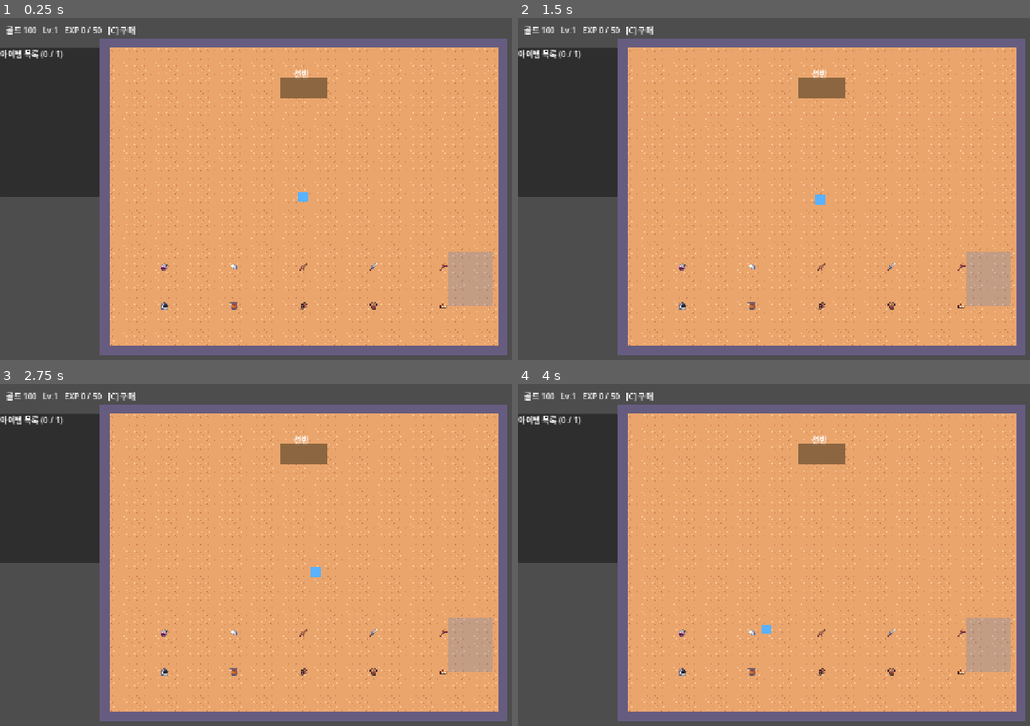
Above: before the commit, frames 1-4 (two rows, left to right).
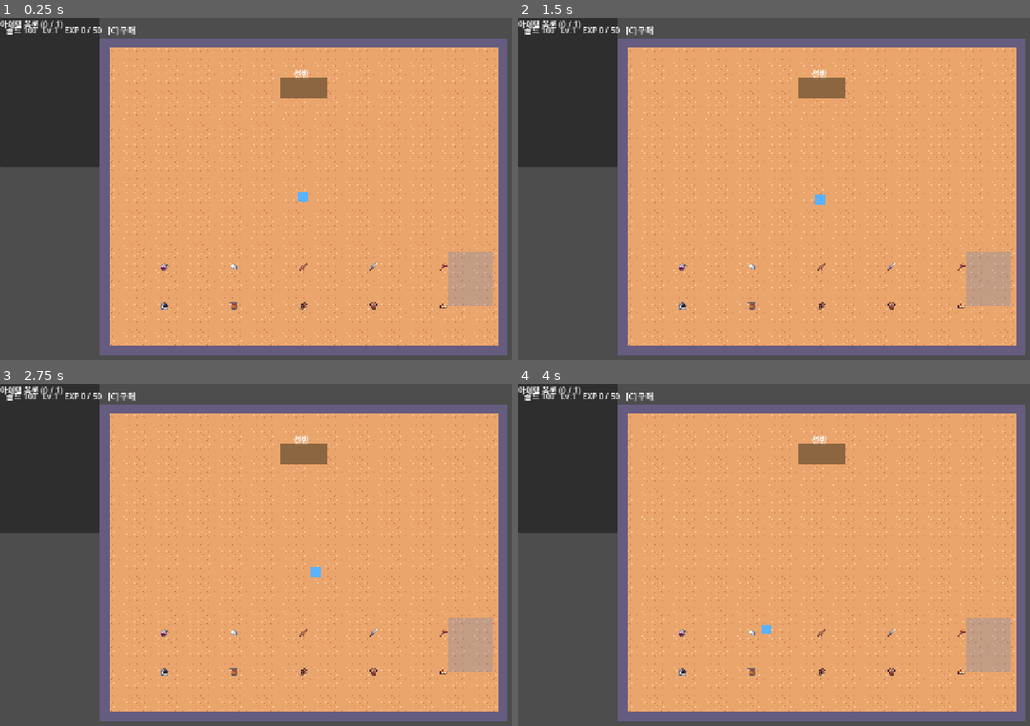
Above: after the commit, the same moments.

Repository: JaeyoungMyo/TheBetweenkeeper
Game: Godot game, scene res://scenes/storage/tutorial_storage.tscn
The game is run twice, just before and just after one commit, with the same random seed, the same clock (stepped at 60 frames per second) and the same inputs.
Inputs (mouse positions are in pixels of both pictures, inside the frame that each line leads up to):
- Up to frame 1 (0.25 s): no input
- Up to frame 2 (1.5 s): tap Enter at 0.5 s; drag from (835, 195) to (902, 117) at 0.52 s; tap Space at 1.25 s; drag from (707, 216) to (804, 267) at 1.27 s
- Up to frame 3 (2.75 s): tap Enter at 2 s; move the mouse to (384, 483) at 2.02 s; hold D (move_right) from 2.03 s (still down); tap 1 (slot_1) at 2.1 s
- Up to frame 4 (4 s): release D (move_right) at 2.75 s; drag from (804, 633) to (646, 510) at 2.77 s; tap Space at 3.5 s; move the mouse to (1029, 616) at 3.52 s; hold A (move_left) from 3.53 s (still down); tap 3 (slot_3) at 3.6 s

The runs differ from the first frame. In frame 1, 3.3% of the frame differs, in the area x 0-20%, y 0-53%; in frame 2, 3.3%; in frame 3, 3.3%; in frame 4, 3.3%.

Commit message:
아이템 목록 왼쪽 위, 퀘스트 패널 왼쪽 아래로 배치
Co-Authored-By: Claude Haiku 5.5 <noreply@anthropic.com>
Claude-Session: https://claude.ai/code/session_0121nzt2UG16d76XWYTLiz1b

Diff:
--- a/scripts/storage/storage_room.gd
+++ b/scripts/storage/storage_room.gd
@@ -126,7 +126,7 @@
 	_map.gui_input.connect(_on_map_input)
 	layer.add_child(_map)
 	list_panel = preload("res://scenes/ui_storage/item_list_panel.tscn").instantiate()
-	list_panel.position = Vector2(0, 60)
+	list_panel.position = Vector2(0, 0)
 	layer.add_child(list_panel)
 	list_panel.take_out_requested.connect(_on_take_out)
 	shelf_panel = preload("res://scenes/ui_storage/shelf_panel.tscn").instantiate()
--- a/scripts/ui_dungeon/dungeon_ui.gd
+++ b/scripts/ui_dungeon/dungeon_ui.gd
@@ -211,7 +211,7 @@
 
 func _build_hud() -> void:
 	_quest_box = PanelContainer.new()
-	_quest_box.position = Vector2(8, 8)
+	_quest_box.position = Vector2(8, 560)
 	_quest_box.custom_minimum_size = Vector2(240, 0)
 	_quest_box.visible = false
 	_quest_box.mouse_filter = Control.MOUSE_FILTER_IGNORE
Not shown, changed: TEST.md
Not shown, changed: aidlc-docs/audit.md
